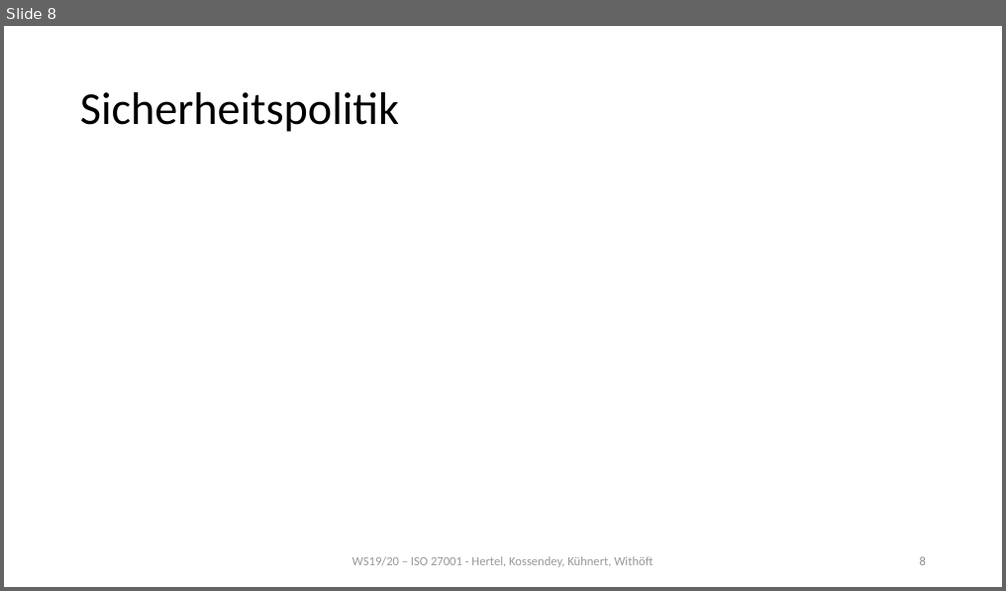
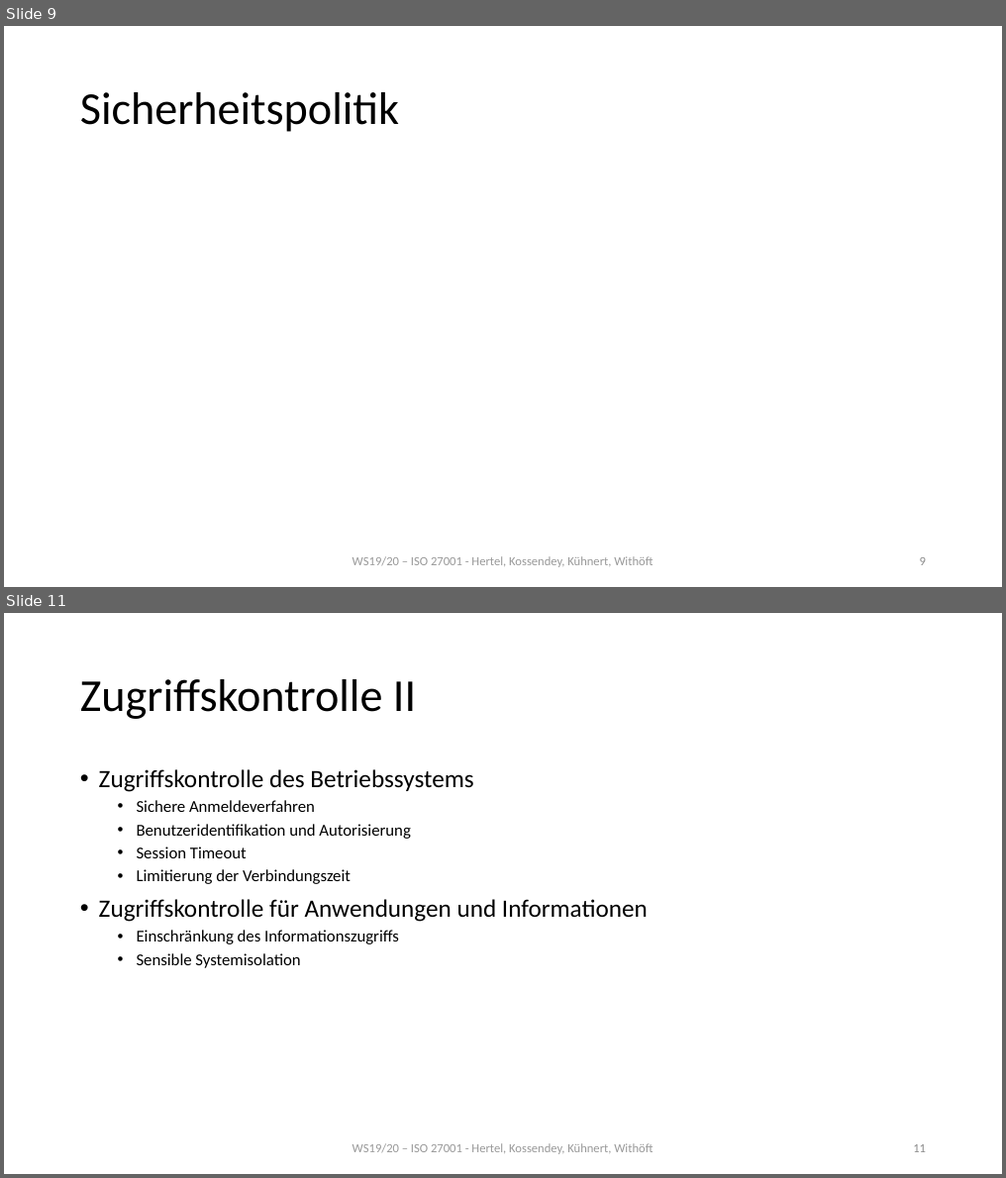
Before and after one commit to mwithoeft/SicherheitUndZuverlaessigkeit, a slide deck: Marcel/merged.pptx. Shown one above the other, each under a label of ours: slide 8 before the commit, slides 9 and 11 after it; the slides between them are not shown. The pictures are 1006x591 and 1006x1178 pixels, drawn with LibreOffice and Linux fonts; fonts in the diff are those of the drawing. Boxes give left, top, right and bottom in pixels: in the first picture for what was removed or moved away, otherwise in the second. Text is boxed around its words. In the diff, an @@ line names an element or a change of style, - is before the commit and + after.

```diff
--- a/Marcel/merged.pptx
+++ b/Marcel/merged.pptx
@@ slide 11 added at (x1=4, y1=613, x2=1002, y2=1174), background #FFFFFF @@
@@ title added at (x1=80, y1=679, x2=416, y2=719), 44 pt, text #000000 @@
+Zugriffskontrolle II
@@ text added at (x1=99, y1=769, x2=648, y2=968), 16 pt, text #000000 @@
+• Zugriffskontrolle des Betriebssystems
+  • Sichere Anmeldeverfahren
+  • Benutzeridentifikation und Autorisierung
+  • Session Timeout
+  • Limitierung der Verbindungszeit
+• Zugriffskontrolle für Anwendungen und Informationen
+  • Einschränkung des Informationszugriffs
+  • Sensible Systemisolation
@@ text added at (x1=352, y1=1144, x2=652, y2=1155), 12 pt, text #808080 at 80% opacity @@
+WS19/20 – ISO 27001 - Hertel, Kossendey, Kühnert, Withöft
@@ page number added at (x1=913, y1=1145, x2=926, y2=1153), 12 pt, text #8C8C8C @@
+11
@@ what was slide 8 is now slide 9 @@
```
Also in this commit, not shown: 1 slide changed, 4 other slides added.
